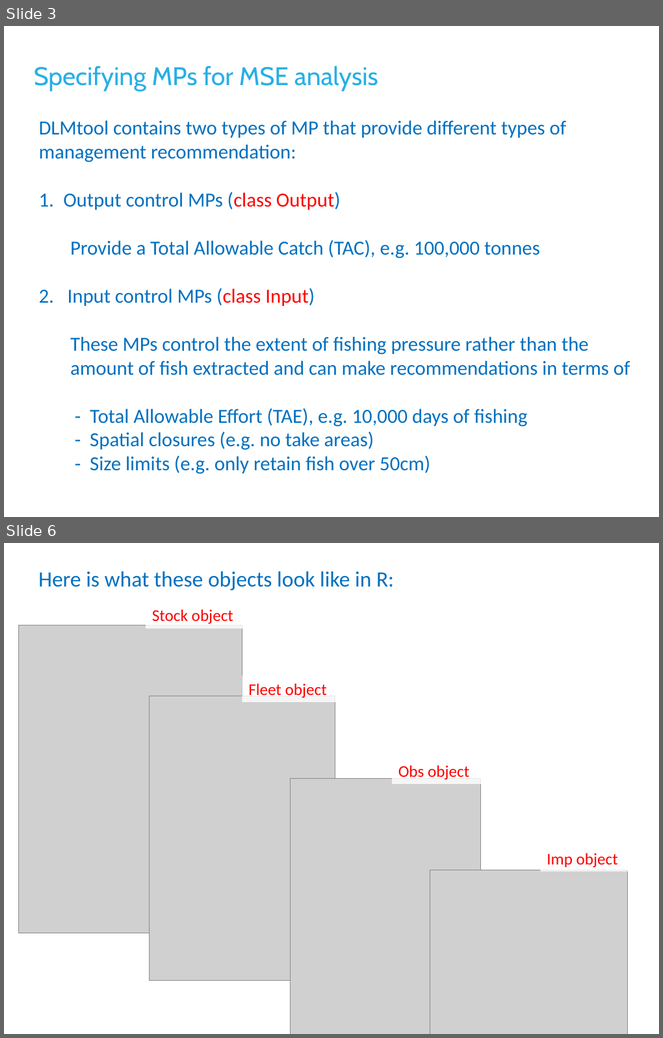
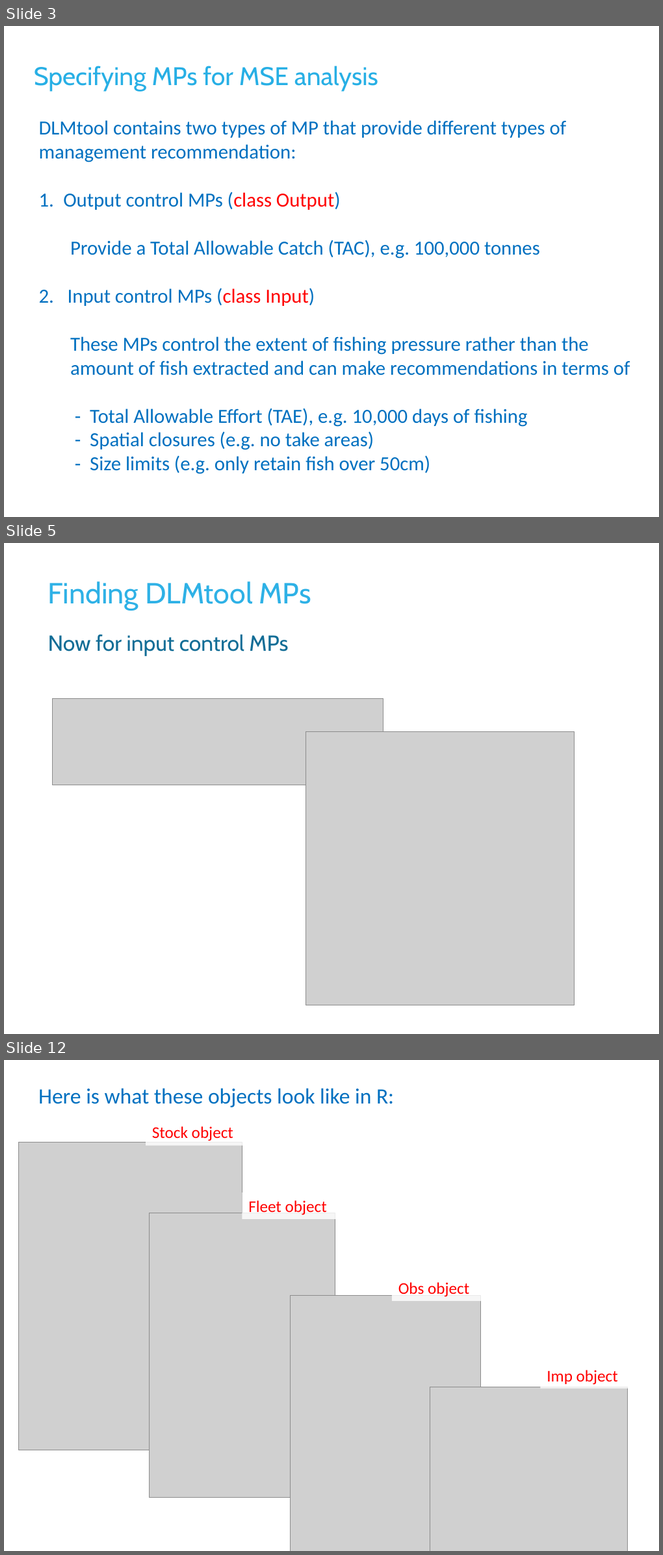
Before and after one commit to DLMtool/DLMDev, a slide deck: Disused code/Misc/Lectures/3 Customizing DLMtool/L3b Specifying MPs and other MSE outputs.pptx. Shown one above the other, each under a label of ours: slides 3 and 6 before the commit, slides 3, 5 and 12 after it; the slides between them are not shown. The pictures are 663x1038 and 663x1555 pixels, drawn with LibreOffice and Linux fonts; fonts in the diff are those of the drawing; grey boxes stand for pictures; background and template pictures are left out. Boxes give left, top, right and bottom in pixels: in the first picture for what was removed or moved away, otherwise in the second. Text is boxed around its words. In the diff, an @@ line names an element or a change of style, - is before the commit and + after.

```diff
--- a/Disused code/Misc/Lectures/3 Customizing DLMtool/L3b Specifying MPs and other MSE outputs.pptx
+++ b/Disused code/Misc/Lectures/3 Customizing DLMtool/L3b Specifying MPs and other MSE outputs.pptx
@@ slide 5 added at <box>4,543,659,1034</box>, background #FFFFFF @@
@@ title added at <box>48,581,311,610</box>, 32 pt, text #2EB1E6 @@
+Finding DLMtool MPs
@@ text added at <box>48,634,288,656</box>, 24 pt, text #126D96 @@
+Now for input control MPs
@@ picture added at <box>53,699,384,785</box> @@
@@ picture added at <box>306,731,575,1005</box> @@
@@ what was slide 6 is now slide 12 @@
```
Also in this commit, not shown: 1 slide changed, 5 other slides added, 3 other files.
